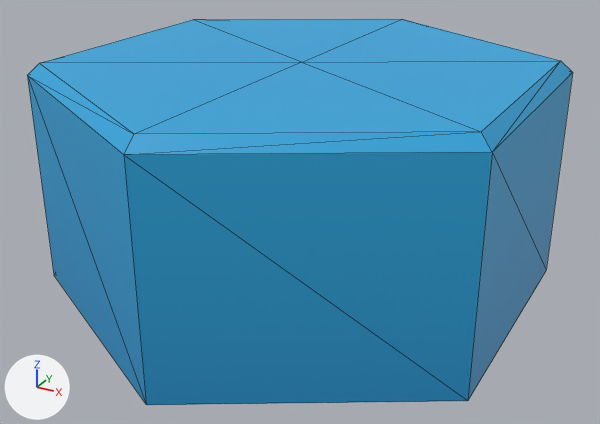
The glTF model assets/models/tiles/lake.glb, before and after one commit.
Before and after are seen from a 50 mm lens placed at (1.66, -3.04, 0.83), pointed at (0.03, -0.06, -0.66). Lighting does not change. The marker at lower left points along +X, +Y and +Z. The first picture is the older version. Mesh edges are drawn as thin lines. Where no turn or scale is listed for an object, it has been applied to the vertices. Vertices at exactly the same position are counted once.

Objects in the first picture: 'tile'.
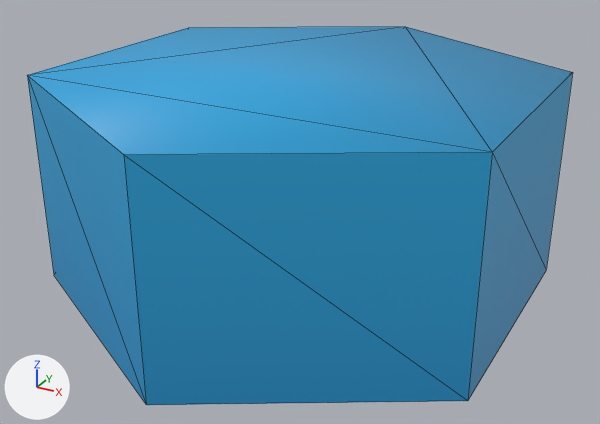
What differs and where, as boxes [x1, y1, x2, y2] in the pictures (600 x 424 px):
'tile', reshaped
    before: [27, 19, 573, 405]
    after: [27, 27, 573, 405]
part 1 of me_terrain, cut back
    before: [28, 19, 573, 155]
    after: [28, 27, 573, 155]

What the commit changed:
me_terrain is used by ob_tile; location (0.0, 0.0, 0.0).
me_terrain had 20 vertices, 36 faces and spanned x -1.0..1.0, y -1.15..1.15, z -1.0..0.0.
me_terrain now has 12 vertices, 16 faces and spans x -1.0..1.0, y -1.15..1.15, z -1.0..-0.05.
Part 1, on me_terrain:
8 vertices are removed from x -0.95..0.95, y -1.1..1.1, z -1.0..0.0.
24 faces are deleted.
4 new faces join them.
